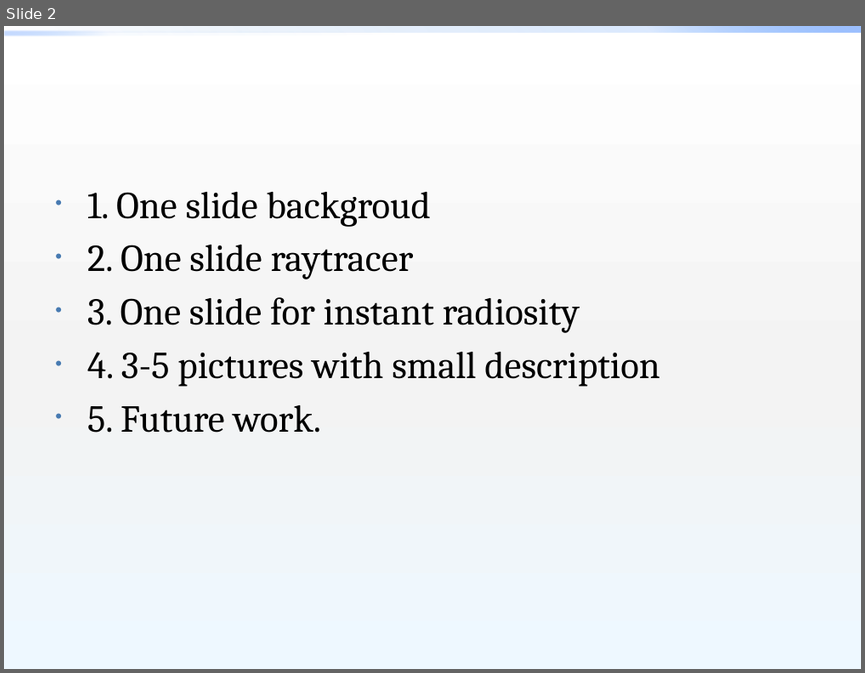
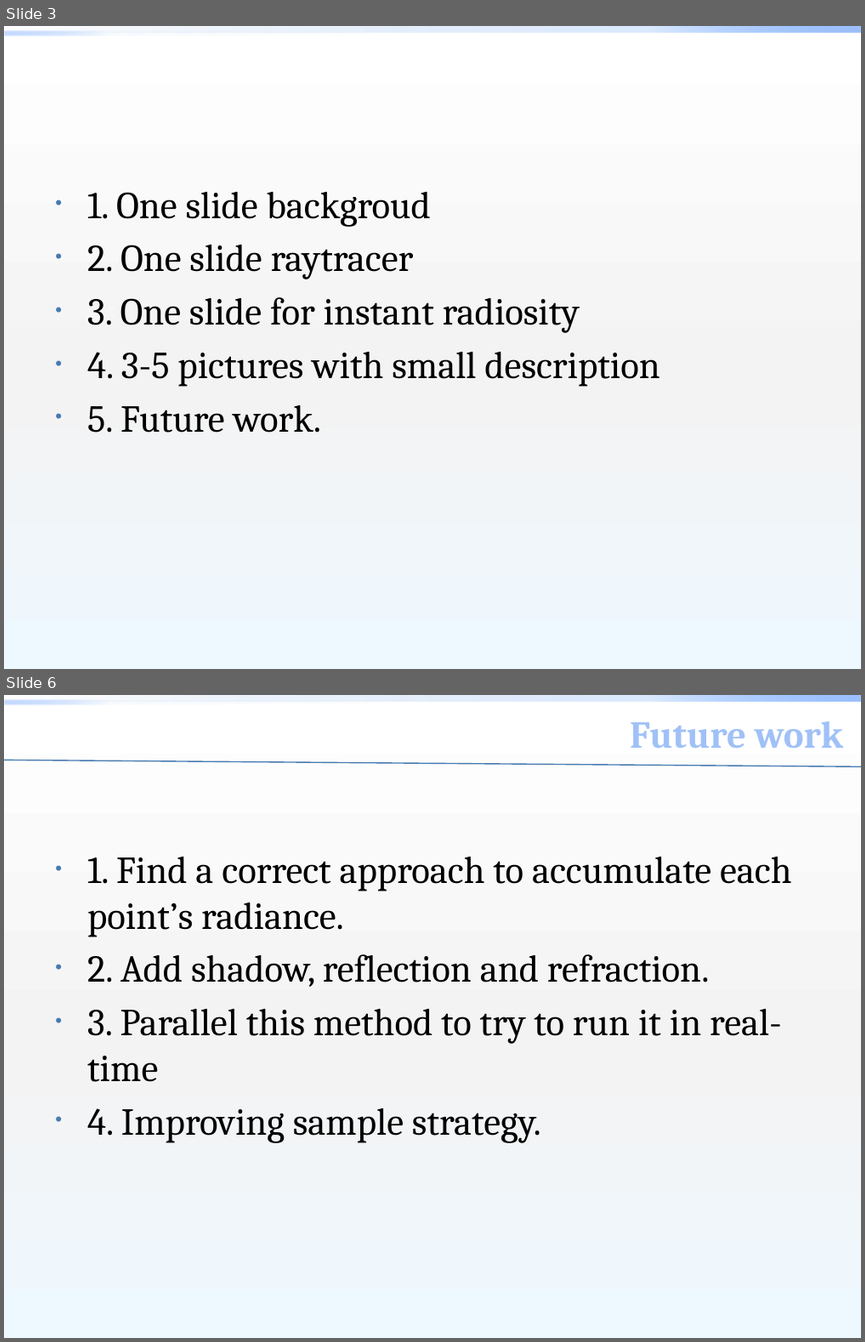
Before and after one commit to zdltheone/instant-radiosity, a slide deck: src/Final write up.pptx. Shown one above the other, each under a label of ours: slide 2 before the commit, slides 3 and 6 after it; the slides between them are not shown. The pictures are 865x673 and 865x1342 pixels, drawn with LibreOffice and Linux fonts; fonts in the diff are those of the drawing; background and template pictures are left out. Boxes give left, top, right and bottom in pixels: in the first picture for what was removed or moved away, otherwise in the second. Text is boxed around its words. In the diff, an @@ line names an element or a change of style, - is before the commit and + after.

```diff
--- a/src/Final write up.pptx
+++ b/src/Final write up.pptx
@@ slide 6 added at [4, 695, 861, 1338], background gradient #FFFFFF to #F4F4F4 to #EEF9FF; not listed: 2 template elements that a slide beside it also shows @@
@@ text added at [630, 721, 843, 748], 32 pt, text gradient #C0D2F3 to #A1C1F8 to #003B7B, bold @@
+Future work
@@ line added from (4, 760) to (861, 767), #477AB1 1 pt @@
@@ text added at [87, 857, 792, 1143], 32 pt, text #000000 @@
+• 1. Find a correct approach to accumulate each point’s radiance.
+• 2. Add shadow, reflection and refraction.
+• 3. Parallel this method to try to run it in real-time
+• 4. Improving sample strategy.
@@ what was slide 2 is now slide 3 @@
```
Also in this commit, not shown: 3 other slides added.
